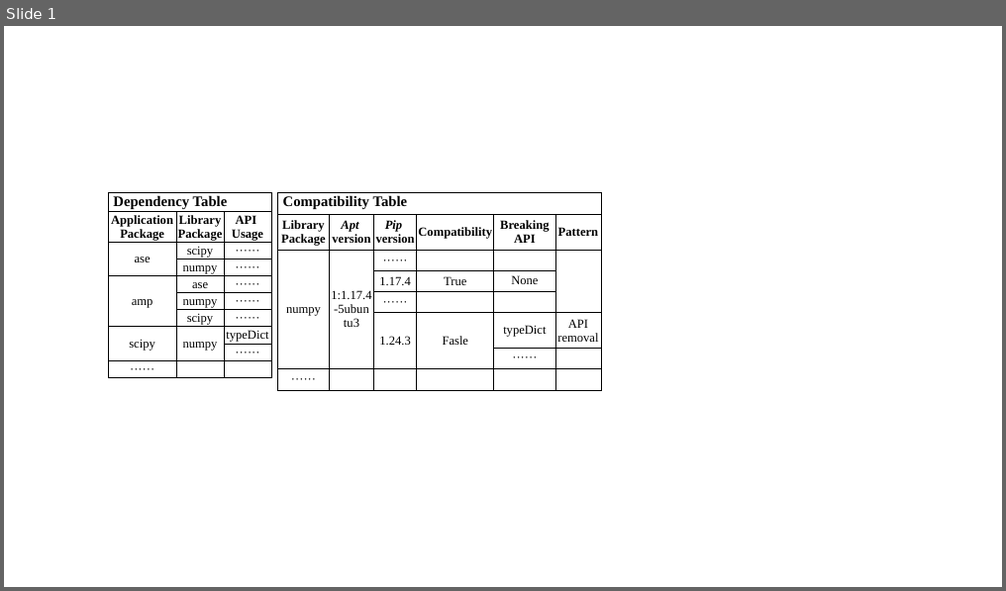
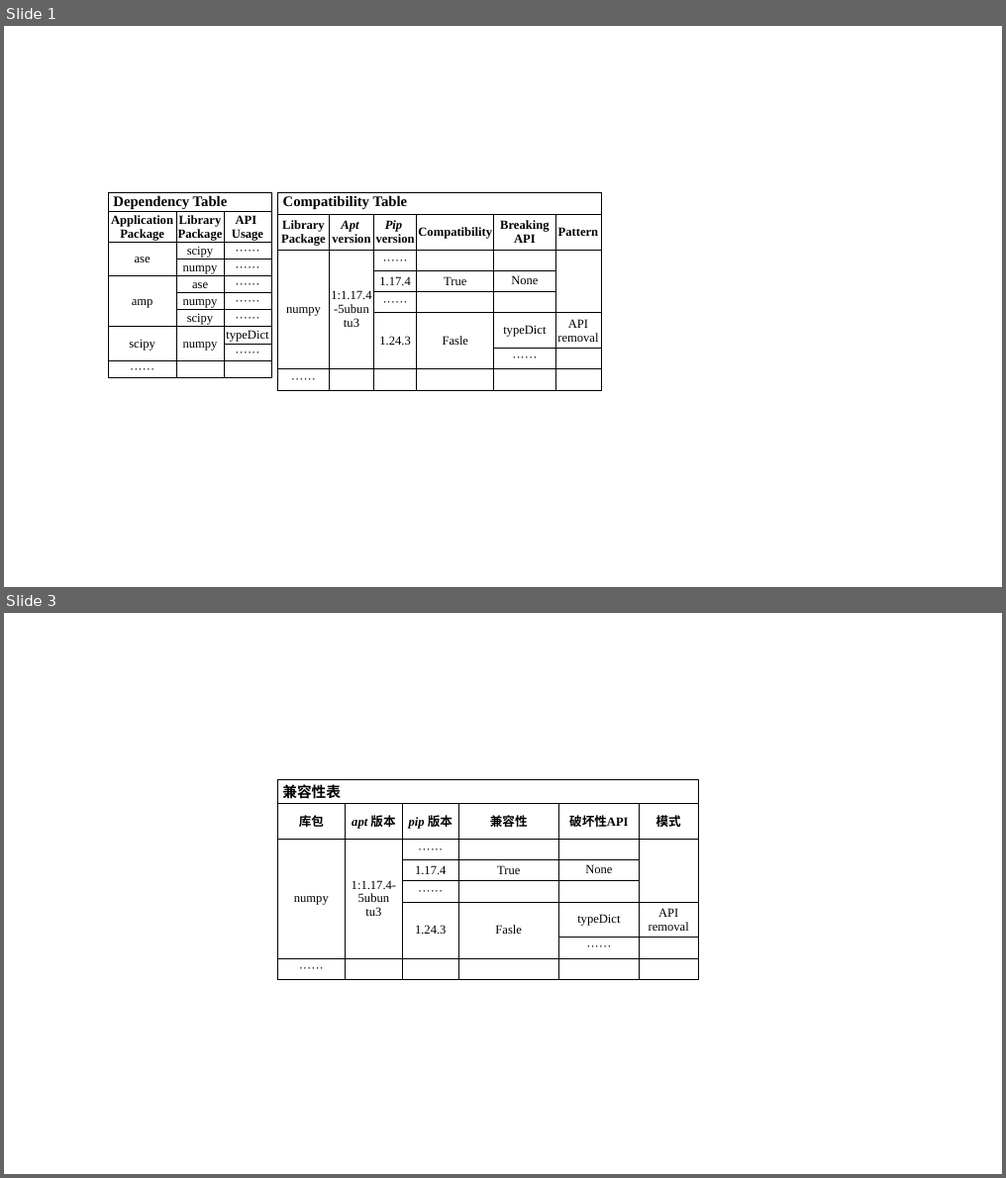
Before and after one commit to cse0001/thesis-master, a slide deck: figures/tables.pptx. Shown one above the other, each under a label of ours: slide 1 before the commit, slides 1 and 3 after it; the slides between them are not shown. The pictures are 1006x591 and 1006x1178 pixels, drawn with LibreOffice and Linux fonts; fonts in the diff are those of the drawing. Boxes give left, top, right and bottom in pixels: in the first picture for what was removed or moved away, otherwise in the second. Text is boxed around its words. In the diff, an @@ line names an element or a change of style, - is before the commit and + after.

```diff
--- a/figures/tables.pptx
+++ b/figures/tables.pptx
@@ slide 3 added at <box>4,613,1002,1174</box>, background #FFFFFF @@
@@ table added at <box>278,779,698,977</box>, 8 rows, 6 columns @@
+兼容性表 |  |  |  |  | 
+库包 | apt 版本 | pip 版本 | 兼容性 | 破坏性API | 模式
+numpy | 1:1.17.4-5ubun / tu3 | ······ |  |  | 
+ |  | 1.17.4 | True | None | 
+ |  | ······ |  |  | 
+ |  | 1.24.3 | Fasle | typeDict | API / removal
+ |  |  |  | ······ | 
+······ |  |  |  |  | 
```
Also in this commit, not shown: 1 other slide added, 16 other files.
